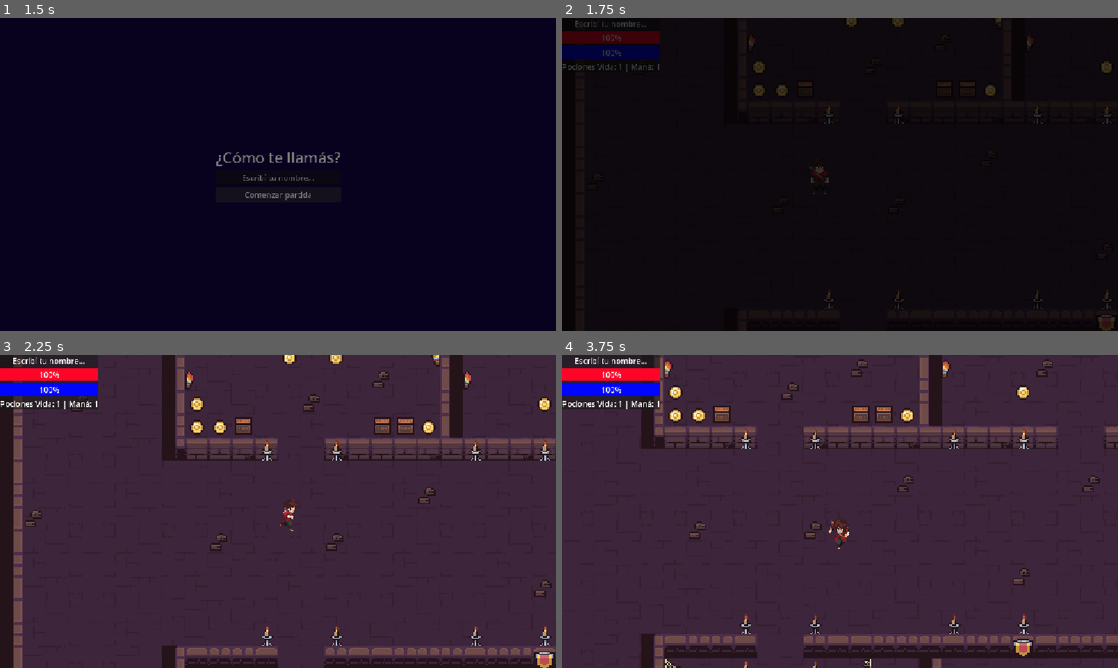
Above: before the commit, frames 1-4 (two rows, left to right).
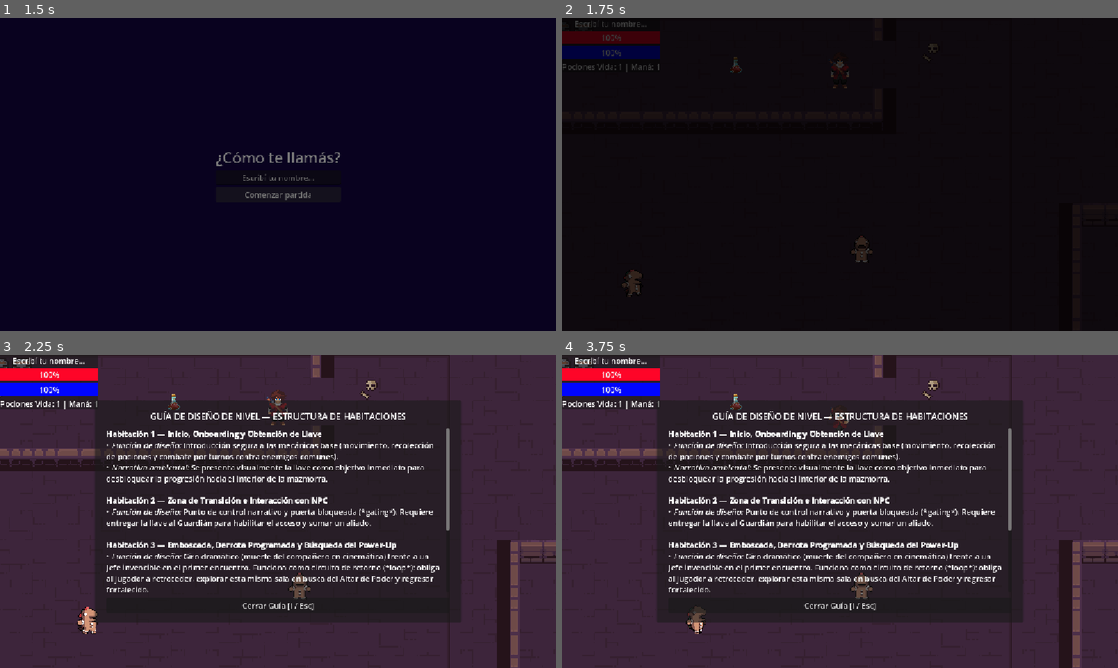
Above: after the commit, the same moments.

Repository: deffeu1/poke-que
Game: Godot game, scene res://escenas/MainMenu.tscn
Two runs of this game, one before a commit and one after it. Both use one fixed random seed, a clock stepped at 60 frames per second and the inputs below.
Inputs (mouse positions are in pixels of both pictures, inside the frame that each line leads up to):
- Up to frame 1 (1.5 s): click "Jugar" at 0.5 s; click "Comenzar partida" at 1.25 s
- Up to frame 2 (1.75 s): no input
- Up to frame 3 (2.25 s): tap Enter (ui_accept) at 2 s; hold Right (ui_right) from 2.03 s (still down); hold I (guia_nivel, bound only after the commit) from 2.03 s (still down); tap E (interactuar) at 2.1 s
- Up to frame 4 (3.75 s): tap Enter (ui_accept) at 2.27, 2.57 s; release Right (ui_right) at 2.75 s; release I (guia_nivel, bound only after the commit) at 2.75 s; click (840, 605) at 2.75 s, where only the run after the commit has a clickable "Cerrar Guía [I / Esc]"; hold Down (ui_down) from 3.53 s (still down); tap I (guia_nivel, bound only after the commit) at 3.6 s

Frame 1 is identical in both runs. In frame 2, 1.4% of the frame differs, in the area x 10-100%, y 0-100%; in frame 3, 26%, in the area x 0-100%, y 0-100%; in frame 4, 24%.

Commit message:
FINAL
ANASHEEEE

Diff:
--- /dev/null
+++ b/poke-quee/escenas/MysticOrb.tscn
@@ -0,0 +1,85 @@
+[gd_scene format=3 uid="uid://c1nknx4i7el72"]
+
+[ext_resource type="Script" uid="uid://fjtqgvhh8f0q" path="res://scripts/mystic_orb.gd" id="1_p01hh"]
+[ext_resource type="Texture2D" uid="uid://cg56iwiinq7f1" path="res://assets/altar/a-Photoroom.png" id="2_lg2mm"]
+
+[sub_resource type="AtlasTexture" id="AtlasTexture_t3ibb"]
+atlas = ExtResource("2_lg2mm")
+region = Rect2(0, 0, 512, 563)
+
+[sub_resource type="AtlasTexture" id="AtlasTexture_rmpdt"]
+atlas = ExtResource("2_lg2mm")
+region = Rect2(512, 0, 512, 563)
+
+[sub_resource type="AtlasTexture" id="AtlasTexture_xlik2"]
+atlas = ExtResource("2_lg2mm")
+region = Rect2(1024, 0, 512, 563)
+
+[sub_resource type="AtlasTexture" id="AtlasTexture_ovsnf"]
+atlas = ExtResource("2_lg2mm")
+region = Rect2(1536, 0, 512, 563)
+
+[sub_resource type="AtlasTexture" id="AtlasTexture_bru1i"]
+atlas = ExtResource("2_lg2mm")
+region = Rect2(0, 563, 512, 563)
+
+[sub_resource type="AtlasTexture" id="AtlasTexture_4ev0v"]
+atlas = ExtResource("2_lg2mm")
+region = Rect2(512, 563, 512, 563)
+
+[sub_resource type="AtlasTexture" id="AtlasTexture_olnu4"]
+atlas = ExtResource("2_lg2mm")
+region = Rect2(1024, 563, 512, 563)
+
+[sub_resource type="AtlasTexture" id="AtlasTexture_fjhki"]
+atlas = ExtResource("2_lg2mm")
+region = Rect2(1536, 563, 512, 563)
+
+[sub_resource type="SpriteFrames" id="SpriteFrames_sx6i4"]
+animations = [{
+"frames": [{
+"duration": 1.0,
+"texture": SubResource("AtlasTexture_t3ibb")
+}, {
+"duration": 1.0,
+"texture": SubResource("AtlasTexture_rmpdt")
+}, {
+"duration": 1.0,
+"texture": SubResource("AtlasTexture_xlik2")
+}, {
+"duration": 1.0,
+"texture": SubResource("AtlasTexture_ovsnf")
+}, {
+"duration": 1.0,
+"texture": SubResource("AtlasTexture_bru1i")
+}, {
+"duration": 1.0,
+"texture": SubResource("AtlasTexture_4ev0v")
+}, {
+"duration": 1.0,
+"texture": SubResource("AtlasTexture_olnu4")
+}, {
+"duration": 1.0,
+"texture": SubResource("AtlasTexture_fjhki")
+}],
+"loop": true,
+"name": &"default",
+"speed": 5.0
+}]
+
+[sub_resource type="CircleShape2D" id="CircleShape2D_uc43r"]
+radius = 27.0
+
+[node name="MysticOrb" type="Area2D" unique_id=2026985273]
+script = ExtResource("1_p01hh")
+
+[node name="AnimatedSprite2D" type="AnimatedSprite2D" parent="." unique_id=615962929]
+position = Vector2(1.9073486e-06, 0)
+scale = Vector2(0.10961913, 0.09863455)
+sprite_frames = SubResource("SpriteFrames_sx6i4")
+
+[node name="CollisionShape2D" type="CollisionShape2D" parent="." unique_id=1941782070]
+position = Vector2(0, -2)
+shape = SubResource("CircleShape2D_uc43r")
+
+[connection signal="body_entered" from="." to="." method="_on_body_entered"]
--- a/poke-quee/escenas/world.tscn
+++ b/poke-quee/escenas/world.tscn
@@ -9,6 +9,8 @@
 [ext_resource type="PackedScene" uid="uid://cvm7uy3gotipu" path="res://escenas/KeyPickup.tscn" id="7_d0njd"]
 [ext_resource type="PackedScene" uid="uid://d2b4ex5pdn2wd" path="res://escenas/BossEnemy.tscn" id="8_slmik"]
 [ext_resource type="PackedScene" uid="uid://br8f13twi0gkm" path="res://escenas/PowerUpAltar.tscn" id="9_5rmny"]
+[ext_resource type="PackedScene" uid="uid://c1nknx4i7el72" path="res://escenas/MysticOrb.tscn" id="10_nv5wr"]
+[ext_resource type="PackedScene" uid="uid://ecsjk5gvf5jg" path="res://escenas/ManaPotionPickup.tscn" id="11_nilpj"]
 
 [sub_resource type="TileSetAtlasSource" id="TileSetAtlasSource_58mta"]
 texture = ExtResource("1_7jpok")
@@ -384,7 +386,7 @@
 tile_set = SubResource("TileSet_d0njd")
 
 [node name="character body" parent="." unique_id=1430670121 instance=ExtResource("2_58mta")]
-position = Vector2(178, 739)
+position = Vector2(345, 51)
 
 [node name="HUD" type="CanvasLayer" parent="." unique_id=1951445157]
 
@@ -415,9 +417,6 @@
 [node name="PotionsLabel" type="Label" parent="HUD/PanelContainer/VBoxContainer" unique_id=63812807]
 layout_mode = 2
 
-[node name="PotionPickup" parent="." unique_id=902387 instance=ExtResource("5_jhysc")]
-position = Vector2(273, 48)
-
 [node name="NpcGuardian" parent="." unique_id=236537830 instance=ExtResource("6_iop0s")]
 position = Vector2(95, 566)
 
@@ -430,7 +429,7 @@
 segunda_ubicacion = NodePath("../PuntoJefeFinal")
 
 [node name="PuntoJefeFinal" type="Marker2D" parent="." unique_id=2031727528]
-position = Vector2(1220, 776)
+position = Vector2(1220, 769)
 
 [node name="enemigos" type="Node" parent="." unique_id=1948256729]
 
@@ -446,5 +445,43 @@
 [node name="OverworldEnemy4" parent="enemigos" unique_id=1852898793 instance=ExtResource("4_3f1ia")]
 position = Vector2(652, 50)
 
+[node name="OverworldEnemy5" parent="enemigos" unique_id=399553192 instance=ExtResource("4_3f1ia")]
+position = Vector2(1034, 365)
+
+[node name="OverworldEnemy6" parent="enemigos" unique_id=218927155 instance=ExtResource("4_3f1ia")]
+position = Vector2(1219, 352)
+
+[node name="OverworldEnemy7" parent="enemigos" unique_id=277397512 instance=ExtResource("4_3f1ia")]
+position = Vector2(1224, 472)
+
+[node name="OverworldEnemy8" parent="enemigos" unique_id=2079113240 instance=ExtResource("4_3f1ia")]
+position = Vector2(1055, 481)
+
+[node name="OverworldEnemy9" parent="enemigos" unique_id=427847283 instance=ExtResource("4_3f1ia")]
+position = Vector2(1131, 244)
+
 [node name="PowerUpAltar" parent="." unique_id=404536467 instance=ExtResource("9_5rmny")]
 position = Vector2(341, 1076)
+
+[node name="MysticOrb" parent="." unique_id=2026985273 instance=ExtResource("10_nv5wr")]
+position = Vector2(1131, 395)
+
+[node name="Node" type="Node" parent="." unique_id=1212506628]
+
+[node name="PotionPickup" parent="Node" unique_id=902387 instance=ExtResource("5_jhysc")]
+position = Vector2(273, 48)
+
+[node name="PotionPickup2" parent="Node" unique_id=429847462 instance=ExtResource("5_jhysc")]
+position = Vector2(556, 209)
+
+[node name="PotionPickup3" parent="Node" unique_id=1935369728 instance=ExtResource("5_jhysc")]
+position = Vector2(217, 923)
+
+[node name="ManaPotionPickup" parent="Node" unique_id=1856624168 instance=ExtResource("11_nilpj")]
+position = Vector2(414, 652)
+
+[node name="ManaPotionPickup2" parent="Node" unique_id=1253708267 instance=ExtResource("11_nilpj")]
+position = Vector2(480, 237)
+
+[node name="ManaPotionPickup3" parent="Node" unique_id=738908118 instance=ExtResource("11_nilpj")]
+position = Vector2(848, 646)
--- a/poke-quee/project.godot
+++ b/poke-quee/project.godot
@@ -19,6 +19,7 @@
 GameManager="*uid://dd7jhm0sw7bqk"
 SceneTransition="*uid://bbixsl8hl8r43"
 InventoryMenu="*uid://dvl4slq8gmjem"
+LevelGuideMenu="*uid://bpk07mq4lk0re"
 
 [display]
 
@@ -76,6 +77,11 @@
 "events": [Object(InputEventKey,"resource_local_to_scene":false,"resource_name":"","device":-1,"window_id":0,"alt_press …(195 unchanged characters)…
 ]
 }
+guia_nivel={
+"deadzone": 0.2,
+"events": [Object(InputEventKey,"resource_local_to_scene":false,"resource_name":"","device":-1,"window_id":0,"alt_pressed":false,"shift_pressed":false,"ctrl_pressed":false,"meta_pressed":false,"pressed":false,"keycode":0,"physical_keycode":73,"key_label":0,"unicode":105,"location":0,"echo":false,"script":null)
+]
+}
 
 [physics]
 
--- a/poke-quee/scripts/battle_scene.gd
+++ b/poke-quee/scripts/battle_scene.gd
@@ -255,20 +255,19 @@
 	if GameManager.current_enemy_id != "":
 		GameManager.defeated_enemies.append(GameManager.current_enemy_id)
 
-	dialog_label.text = "¡Ganaste el combate!"
+	if GameManager.is_boss_battle:
+		GameManager.is_boss_battle = false
+		dialog_label.text = "¡Derrotaste al " + GameManager.current_enemy_name + "! El Orbe Místico ahora está libre."
+	else:
+		dialog_label.text = "¡Ganaste el combate!"
 
 	var tween := create_tween()
 	tween.tween_property(enemy_sprite, "modulate:a", 0.0, 0.5)
 	tween.parallel().tween_property(enemy_sprite, "position:y", enemy_sprite.position.y + 15, 0.5)
 	await tween.finished
 
-	await get_tree().create_timer(0.8).timeout
-
-	if GameManager.is_boss_battle:
-		GameManager.game_won = true
-		SceneTransition.cambiar_escena("res://escenas/EndScreen.tscn")
-	else:
-		volver_al_mapa()
+	await get_tree().create_timer(1.0).timeout
+	volver_al_mapa()
 
 func volver_al_mapa() -> void:
 	SceneTransition.cambiar_escena("res://escenas/world.tscn")
--- /dev/null
+++ b/poke-quee/scripts/level_guide_menu.gd
@@ -0,0 +1,87 @@
+extends CanvasLayer
+
+var panel: PanelContainer
+var visible_menu: bool = false
+
+func _ready() -> void:
+	layer = 30
+	process_mode = Node.PROCESS_MODE_ALWAYS
+	construir_interfaz()
+	panel.visible = false
+
+func _input(event: InputEvent) -> void:
+	if event.is_action_pressed("guia_nivel"):
+		var escena := get_tree().current_scene
+		if escena == null or escena.name == "MainMenu" or escena.name == "NameInput" or escena.name == "EndScreen":
+			return
+		alternar_menu()
+		get_viewport().set_input_as_handled()
+	elif visible_menu and event.is_action_pressed("ui_cancel"):
+		alternar_menu()
+		get_viewport().set_input_as_handled()
+
+func alternar_menu() -> void:
+	visible_menu = not visible_menu
+	panel.visible = visible_menu
+	get_tree().paused = visible_menu
+
+func construir_interfaz() -> void:
+	panel = PanelContainer.new()
+	panel.set_anchors_preset(Control.PRESET_CENTER)
+	panel.custom_minimum_size = Vector2(760, 460)
+	panel.offset_left = -380
+	panel.offset_right = 380
+	panel.offset_top = -230
+	panel.offset_bottom = 230
+	add_child(panel)
+
+	var margen := MarginContainer.new()
+	margen.add_theme_constant_override("margin_left", 24)
+	margen.add_theme_constant_override("margin_right", 24)
+	margen.add_theme_constant_override("margin_top", 20)
+	margen.add_theme_constant_override("margin_bottom", 20)
+	panel.add_child(margen)
+
+	var vbox := VBoxContainer.new()
+	vbox.add_theme_constant_override("separation", 12)
+	margen.add_child(vbox)
+
+	var titulo := Label.new()
+	titulo.text = "GUÍA DE DISEÑO DE NIVEL — ESTRUCTURA DE HABITACIONES"
+	titulo.horizontal_alignment = HORIZONTAL_ALIGNMENT_CENTER
+	titulo.add_theme_font_size_override("font_size", 18)
+	vbox.add_child(titulo)
+
+	var scroll := ScrollContainer.new()
+	scroll.size_flags_vertical = Control.SIZE_EXPAND_FILL
+	vbox.add_child(scroll)
+
+	var texto := RichTextLabel.new()
+	texto.bbcode_enabled = true
+	texto.fit_content = true
+	texto.size_flags_horizontal = Control.SIZE_EXPAND_FILL
+	texto.text = obtener_texto_habitaciones()
+	scroll.add_child(texto)
+
+	var btn_cerrar := Button.new()
+	btn_cerrar.text = "Cerrar Guía [I / Esc]"
+	btn_cerrar.focus_mode = Control.FOCUS_NONE
+	btn_cerrar.pressed.connect(alternar_menu)
+	vbox.add_child(btn_cerrar)
+
+func obtener_texto_habitaciones() -> String:
+	return """[b]Habitación 1 — Inicio, Onboarding y Obtención de Llave[/b]
+• [i]Función de diseño:[/i] Introducción segura a las mecánicas base (movimiento, recolección de pociones y combate por turnos contra enemigos comunes).
+• [i]Narrativa ambiental:[/i] Se presenta visualmente la llave como objetivo inmediato para desbloquear la progresión hacia el interior de la mazmorra.
+
+[b]Habitación 2 — Zona de Transición e Interacción con NPC[/b]
+• [i]Función de diseño:[/i] Punto de control narrativo y puerta bloqueada (*gating*). Requiere entregar la llave al Guardián para habilitar el acceso y sumar un aliado.
+
+[b]Habitación 3 — Emboscada, Derrota Programada y Búsqueda del Power-Up[/b]
+• [i]Función de diseño:[/i] Giro dramático (muerte del compañero en cinemática) frente a un Jefe invencible en el primer encuentro. Funciona como circuito de retorno (*loop*): obliga al jugador a retroceder, explorar esta misma sala en busca del Altar de Poder y regresar fortalecido.
+
+[b]Habitación 4 — Confrontación Final (Revancha)[/b]
+• [i]Función de diseño:[/i] Validación de la progresión. El jugador demuestra su nuevo poder (los enemigos previos huyen al sentir su aura) y enfrenta al Jefe en igualdad de condiciones hasta derrotarlo.
+
+[b]Habitación 5 — Cámara de Recompensa (Orbe Místico)[/b]
+• [i]Función de diseño:[/i] Resolución y cierre de la experiencia mediante la obtención del objetivo principal tras superar el desafío mayor."""
--- /dev/null
+++ b/poke-quee/scripts/mystic_orb.gd
@@ -0,0 +1,72 @@
+extends Area2D
+
+@export var solo_tras_derrotar_jefe: bool = true
+@export var mensaje_victoria: String = "¡Has recuperado el Orbe Místico, "
+
+@onready var sprite: Node2D = $AnimatedSprite2D
+
+var recogido: bool = false
+
+func _ready() -> void:
+	iniciar_animacion_orbe()
+
+func iniciar_animacion_orbe() -> void:
+	var pos_base: Vector2 = sprite.position
+	var tween := create_tween().set_loops()
+	tween.tween_property(sprite, "position:y", pos_base.y - 5.0, 0.85).set_trans(Tween.TRANS_SINE)
+	tween.parallel().tween_property(sprite, "modulate", Color(1.4, 1.8, 2.2), 0.85)
+	tween.tween_property(sprite, "position:y", pos_base.y, 0.85).set_trans(Tween.TRANS_SINE)
+	tween.parallel().tween_property(sprite, "modulate", Color.WHITE, 0.85)
+
+func _on_body_entered(body: Node2D) -> void:
+	if recogido or not body.is_in_group("player"):
+		return
+	if solo_tras_derrotar_jefe and not ("boss_final" in GameManager.defeated_enemies):
+		return
+
+	recogido = true
+	if body.has_method("set_physics_process"):
+		body.set_physics_process(false)
+
+	var tween := create_tween()
+	tween.tween_property(sprite, "scale", sprite.scale * 1.5, 0.35)
+	tween.parallel().tween_property(sprite, "modulate:a", 0.0, 0.35)
+	await tween.finished
+
+	await mostrar_dialogo_final()
+
+	GameManager.game_won = true
+	SceneTransition.cambiar_escena("res://escenas/EndScreen.tscn")
+
+func mostrar_dialogo_final() -> void:
+	var capa := CanvasLayer.new()
+	capa.layer = 25
+	get_tree().current_scene.add_child(capa)
+
+	var panel := PanelContainer.new()
+	panel.set_anchors_preset(Control.PRESET_BOTTOM_WIDE)
+	panel.offset_left = 80
+	panel.offset_right = -80
+	panel.offset_top = -140
+	panel.offset_bottom = -24
+	capa.add_child(panel)
+
+	var margen := MarginContainer.new()
+	margen.add_theme_constant_override("margin_left", 20)
+	margen.add_theme_constant_override("margin_right", 20)
+	margen.add_theme_constant_override("margin_top", 16)
+	margen.add_theme_constant_override("margin_bottom", 16)
+	panel.add_child(margen)
+
+	var texto := Label.new()
+	texto.autowrap_mode = TextServer.AUTOWRAP_WORD_SMART
+	texto.text = mensaje_victoria + GameManager.player_name + "! El sacrificio del Guardián no fue en vano. La mazmorra por fin está en paz."
+	margen.add_child(texto)
+
+	await get_tree().process_frame
+	while true:
+		await get_tree().process_frame
+		if Input.is_action_just_pressed("interactuar") or Input.is_action_just_pressed("ui_accept"):
+			break
+
+	capa.queue_free()
--- a/poke-quee/scripts/overworld_enemy.gd
+++ b/poke-quee/scripts/overworld_enemy.gd
@@ -1,13 +1,14 @@
 extends CharacterBody2D
 
 @export var speed: float = 40.0
+@export var flee_speed: float = 115.0
+@export var flee_distance: float = 150.0
 @export var wander_radius: float = 64.0
 @export var enemy_name: String = "Hombre de Jengibre"
 @export var max_hp: int = 60
 @export var min_damage: int = 10
 @export var max_damage: int = 18
 @export var is_boss: bool = false
-
 
 @onready var anim: AnimatedSprite2D = $AnimatedSprite2D
 @onready var wander_timer: Timer = $WanderTimer
@@ -20,9 +21,11 @@
 var last_dir: String = "down"
 var player_detected: bool = false
 var player_in_range: Node2D = null
+var player_ref: Node2D = null
+var huyendo: bool = false
 
 func _ready() -> void:
-	if GameManager.defeated_enemies.has(name):
+	if GameManager.defeated_enemies.has(name) and not GameManager.player_has_powerup:
 		queue_free()
 		return
 
@@ -31,6 +34,10 @@
 	elegir_nueva_accion()
 
 func _physics_process(_delta: float) -> void:
+	if GameManager.player_has_powerup and not is_boss:
+		procesar_huida()
+		return
+
 	if player_detected:
 		velocity = Vector2.ZERO
 		return
@@ -55,7 +62,34 @@
 
 	actualizar_animacion_y_vision(move_dir)
 
+func procesar_huida() -> void:
+	if player_ref == null:
+		player_ref = get_tree().get_first_node_in_group("player")
+		if player_ref == null:
+			return
+
+	var vector_escape := global_position - player_ref.global_position
+	var distancia := vector_escape.length()
+
+	if distancia < flee_distance:
+		if not huyendo:
+			huyendo = true
+			exclamation.visible = true
+		var dir_escape := vector_escape.normalized()
+		velocity = dir_escape * flee_speed
+		move_and_slide()
+		actualizar_animacion_y_vision(dir_escape)
+	else:
+		if huyendo:
+			huyendo = false
+			exclamation.visible = false
+		velocity = Vector2.ZERO
+		anim.play("idle_" + last_dir)
+
 func verificar_linea_de_vision(objetivo: Node2D) -> void:
+	if GameManager.player_has_powerup and not is_boss:
+		return
+
 	raycast.target_position = to_local(objetivo.global_position)
 	raycast.force_raycast_update()
 
@@ -74,7 +108,7 @@
 	GameManager.current_enemy_frames = anim.sprite_frames
 	GameManager.is_boss_battle = is_boss
 
-	GameManager.last_player_position = objetivo.global_position
+	GameManager.saved_player_position = objetivo.global_position
 	GameManager.has_saved_position = true
 
 	objetivo.bloquear_movimiento(global_position)
@@ -89,7 +123,7 @@
 		player_in_range = null
 
 func _on_wander_timer_timeout() -> void:
-	if not player_detected:
+	if not player_detected and not huyendo:
 		elegir_nueva_accion()
 
 func elegir_nueva_accion() -> void:
@@ -113,22 +147,24 @@
 		anim.play("idle_" + last_dir)
 		return
 
-	if dir.x > 0:
-		last_dir = "right"
-		anim.play("walk_right")
-		detection_area.rotation_degrees = -90
-	elif dir.x < 0:
-		last_dir = "left"
-		anim.play("walk_left")
-		detection_area.rotation_degrees = 90
-	elif dir.y > 0:
-		last_dir = "down"
-		anim.play("walk_down")
-		detection_area.rotation_degrees = 0
-	elif dir.y < 0:
-		last_dir = "up"
-		anim.play("walk_up")
-		detection_area.rotation_degrees = 180
+	if abs(dir.x) > abs(dir.y):
+		if dir.x > 0:
+			last_dir = "right"
+			anim.play("walk_right")
+			detection_area.rotation_degrees = -90
+		else:
+			last_dir = "left"
+			anim.play("walk_left")
+			detection_area.rotation_degrees = 90
+	else:
+		if dir.y > 0:
+			last_dir = "down"
+			anim.play("walk_down")
+			detection_area.rotation_degrees = 0
+		else:
+			last_dir = "up"
+			anim.play("walk_up")
+			detection_area.rotation_degrees = 180
 
 func mostrar_exclamacion() -> void:
 	exclamation.visible = true
Binary file added: poke-quee/assets/altar/a-Photoroom.png
Not shown, added: poke-quee/assets/altar/a-Photoroom.png.import
Not shown, added: poke-quee/scripts/level_guide_menu.gd.uid
Not shown, added: poke-quee/scripts/mystic_orb.gd.uid
